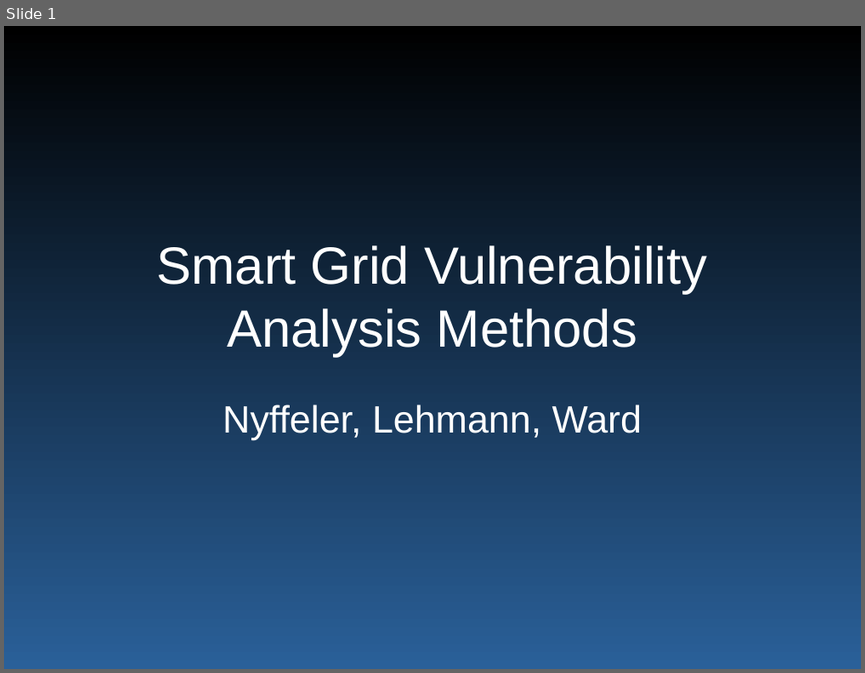
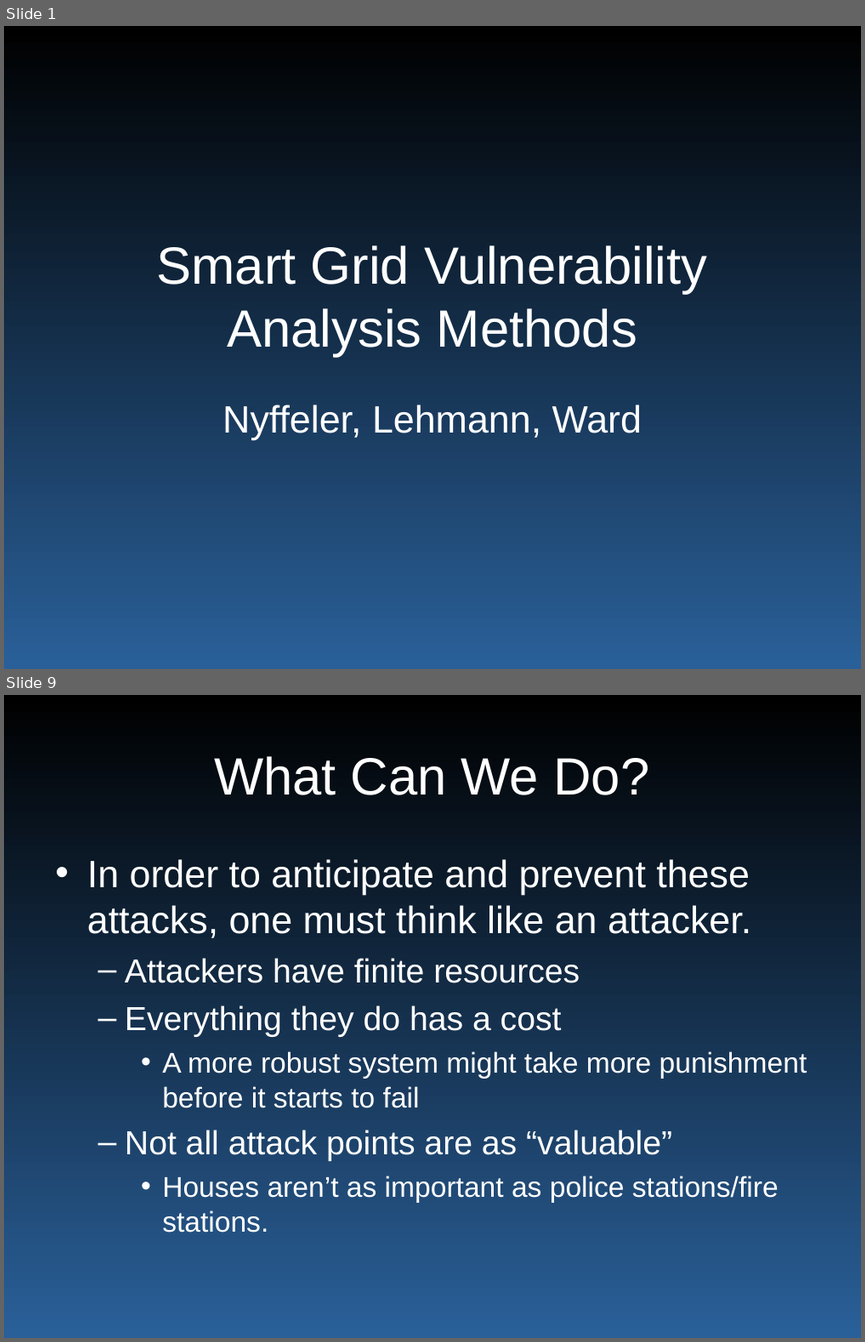
Before and after one commit to wyatt8740/CS460_Capstone, a slide deck: smartgrid_465.ppt. Shown one above the other, each under a label of ours: slide 1 before the commit, slides 1 and 9 after it; the slides between them are not shown. The pictures are 865x673 and 865x1342 pixels, drawn with LibreOffice and Linux fonts; fonts in the diff are those of the drawing. Boxes give left, top, right and bottom in pixels: in the first picture for what was removed or moved away, otherwise in the second. Text is boxed around its words. In the diff, an @@ line names an element or a change of style, - is before the commit and + after.

```diff
--- a/smartgrid_465.ppt
+++ b/smartgrid_465.ppt
@@ slide 9 added at bbox=[4, 695, 861, 1338], background gradient #000000 to #2A6099 @@
@@ title added at bbox=[214, 756, 649, 795], 44 pt, text #FFFFFF @@
+What Can We Do?
@@ text added at bbox=[87, 859, 807, 1232], 24 pt, text #FFFFFF @@
+• In order to anticipate and prevent these attacks, one must think like an attacker.
+  – Attackers have finite resources
+  – Everything they do has a cost
+    • A more robust system might take more punishment before it starts to fail
+  – Not all attack points are as “valuable”
+    • Houses aren’t as important as police stations/fire stations.
```
Also in this commit, not shown: 8 slides changed, 2 other slides added, 1 slide removed.
